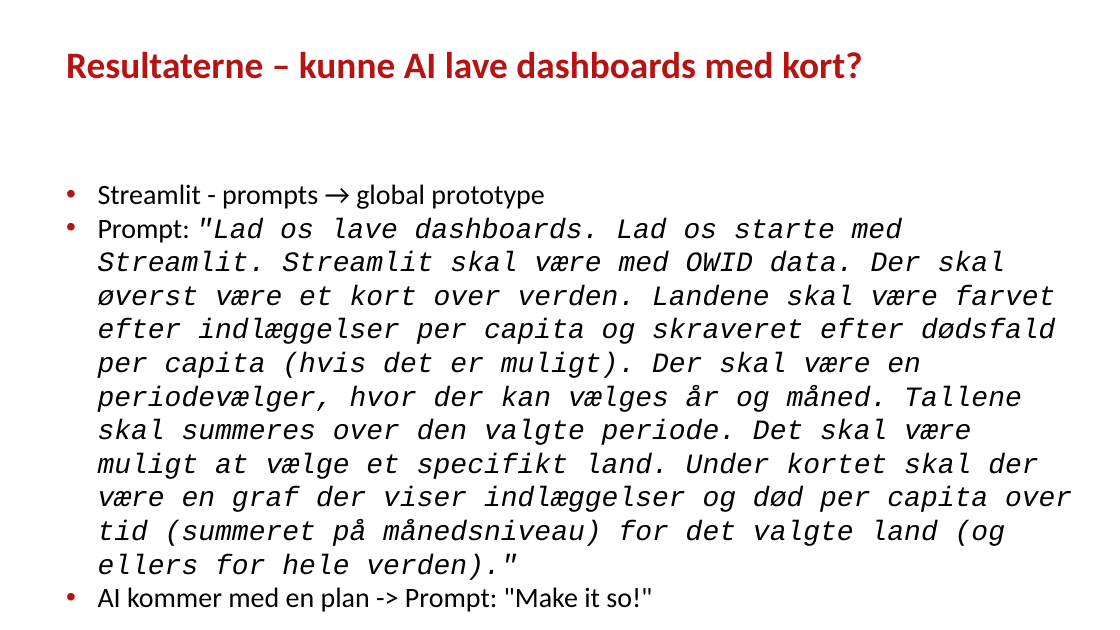
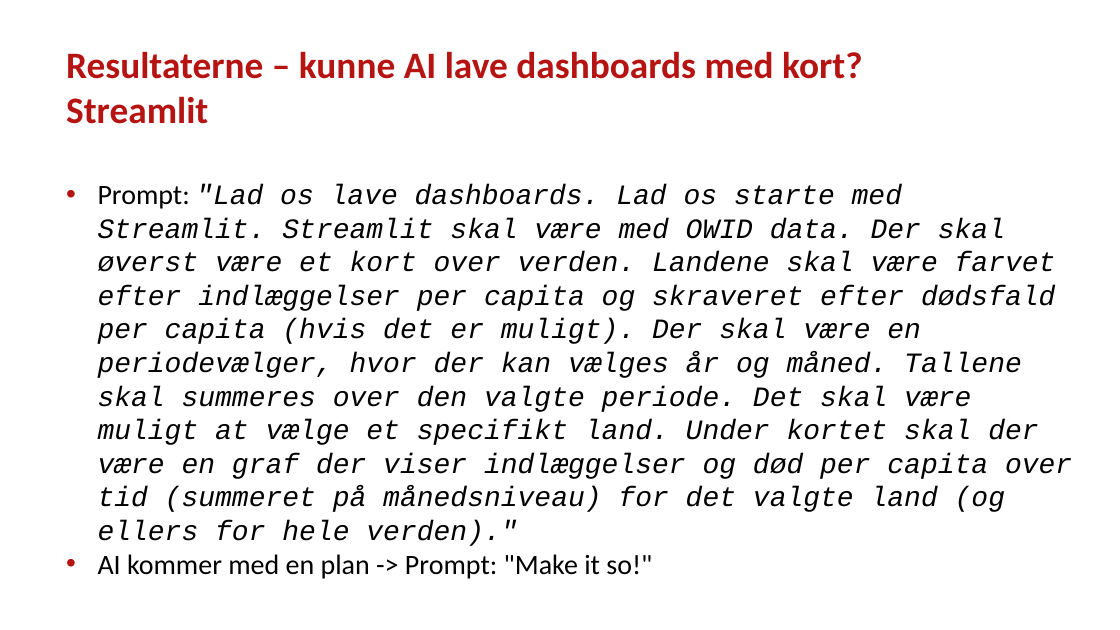
Before and after one commit to steenhulthin/vibe-coding-kortdage-2025, a slide deck: slide 10 of Vibe coding og AI-assisteret udvikling af geodata-dashboards - Steen Hulthin Rasmussen - SSI - 14.11.2025.pptx. Drawn at 1120x630 pixels with LibreOffice and Linux fonts; fonts in the diff are those of the drawing; background and template pictures are left out. Boxes give left, top, right and bottom in pixels: in the first picture for what was removed or moved away, otherwise in the second. Text is boxed around its words. In the diff, an @@ line names an element or a change of style, - is before the commit and + after.

```diff
--- a/Vibe coding og AI-assisteret udvikling af geodata-dashboards - Steen Hulthin Rasmussen - SSI - 14.11.2025.pptx
+++ b/Vibe coding og AI-assisteret udvikling af geodata-dashboards - Steen Hulthin Rasmussen - SSI - 14.11.2025.pptx
@@ title at (x1=66, y1=51, x2=862, y2=124): text changed @@
-Resultaterne – kunne AI lave dashboards med kort?
+Resultaterne – kunne AI lave dashboards med kort?
+Streamlit
@@ text at (x1=98, y1=184, x2=544, y2=209): paragraph removed @@
-• Streamlit - prompts → global prototype
```
Also in this commit, not shown: 8 other slides changed.
